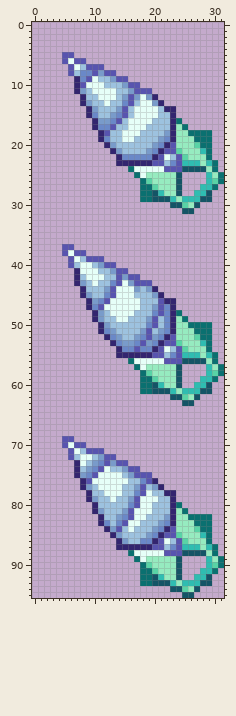
Sprite sheet, stored at assets/minecraft/mcpatcher/cit/item/tools/drills/titanium_drill_dr_x355/titanium_drill_dr_x355.png. That is the earlier state.
The file is 32x96 pixels.
And afterwards:
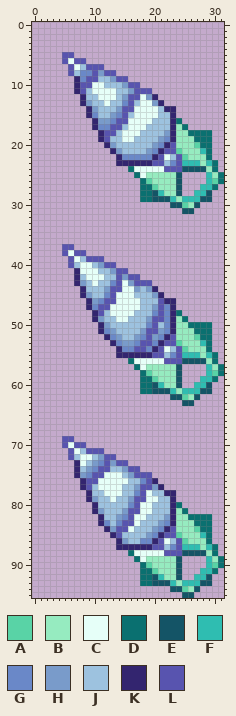
Palette (. is transparent): A #59d3a6  B #96ebc0  C #e6fff8  D #0a7070  E #145466  F #2fbdb1  G #6a88c8  H #799bca  J #9dc2df  K #33256f  L #5854af
The exact change:
{"y":9,"x":10,"old":"C","new":"L"}
{"y":10,"x":9,"old":"C","new":"L"}
{"y":11,"x":8,"old":"H","new":"L"}
{"y":12,"x":17,"old":"H","new":"L"}
{"y":14,"x":16,"old":"J","new":"L"}
{"y":16,"x":15,"old":"J","new":"L"}
{"y":17,"x":14,"old":"J","new":"L"}
{"y":18,"x":13,"old":"J","new":"L"}
{"y":19,"x":12,"old":"G","new":"L"}
{"y":44,"x":14,"old":"C","new":"L"}
{"y":46,"x":13,"old":"C","new":"L"}
{"y":47,"x":12,"old":"C","new":"L"}
{"y":48,"x":11,"old":"H","new":"L"}
{"y":49,"x":21,"old":"J","new":"L"}
{"y":51,"x":20,"old":"J","new":"L"}
{"y":53,"x":19,"old":"H","new":"L"}
{"y":54,"x":18,"old":"G","new":"L"}
{"y":74,"x":12,"old":"C","new":"L"}
{"y":75,"x":11,"old":"C","new":"L"}
{"y":76,"x":10,"old":"C","new":"L"}
{"y":77,"x":9,"old":"H","new":"L"}
{"y":77,"x":19,"old":"J","new":"L"}
{"y":79,"x":18,"old":"C","new":"L"}
{"y":81,"x":17,"old":"C","new":"L"}
{"y":83,"x":16,"old":"C","new":"L"}
{"y":84,"x":15,"old":"J","new":"L"}
{"y":85,"x":14,"old":"H","new":"L"}
{"label":"changed","picture_box":[80,76,98,94]}
{"label":"changed","picture_box":[104,94,140,142]}
{"label":"changed","picture_box":[98,286,122,316]}
{"label":"changed","picture_box":[140,316,164,352]}
{"label":"changed","picture_box":[86,466,110,490]}
{"label":"changed","picture_box":[116,484,152,538]}
